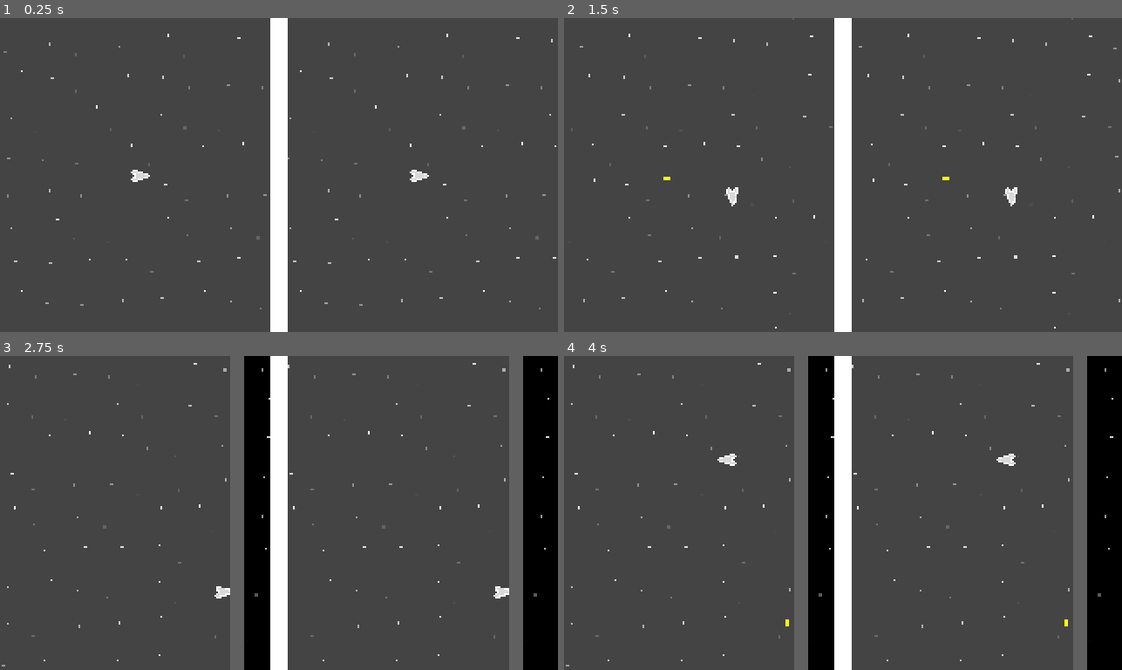
Above: before the commit, frames 1-4 (two rows, left to right).
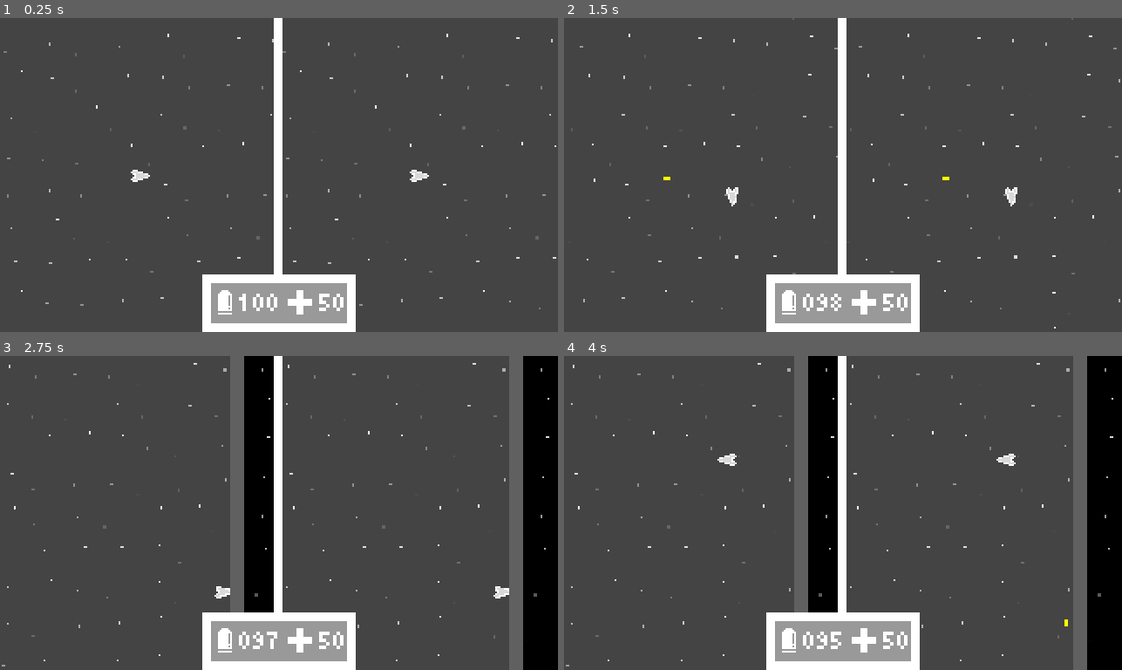
Above: after the commit, the same moments.

Repository: micycle8778/mulithead
Game: Godot game, scene res://game.tscn
Two runs of this game, one before a commit and one after it. Both use one fixed random seed, a clock stepped at 60 frames per second and the inputs below.
Inputs:
- Up to frame 1 (0.25 s): no input
- Up to frame 2 (1.5 s): tap Enter at 0.5 s; hold D (move_right) 0.53-1.28 s; tap K (aim_down) at 0.6 s; hold S (move_down) from 1.28 s (still down); tap J (aim_left) at 1.35 s
- Up to frame 3 (2.75 s): release S (move_down) at 2.03 s; hold D (move_right) from 2.03 s (still down); tap L (aim_right) at 2.1 s
- Up to frame 4 (4 s): release D (move_right) at 2.78 s; hold W (move_up) 2.78-3.53 s; tap I (aim_up) at 2.85 s; hold A (move_left) from 3.53 s (still down); tap K (aim_down) at 3.6 s

The runs differ from the first frame. In frame 1, 6.1% of the frame differs, in the area x 36-64%, y 0-100%; in frame 2, 6.1%; in frame 3, 6.1%; in frame 4, 6.1%.

Commit message:
HUD

Diff:
--- /dev/null
+++ b/game.gd
@@ -0,0 +1,25 @@
+class_name Game extends Node2D
+
+static var instance: Game
+
+@onready var ammo_label: Label = %AmmoLabel
+@onready var health_label: Label = %HealthLabel
+
+var ammo := 100:
+	set(v):
+		ammo = v
+		_update_labels()
+var health := 50:
+	set(v):
+		health = v
+		_update_labels()
+
+func _init() -> void:
+	instance = self
+
+func _update_labels() -> void:
+	ammo_label.text = "%03d" % ammo
+	health_label.text = "%02d" % health
+
+func _ready() -> void:
+	_update_labels()
--- a/game.tscn
+++ b/game.tscn
@@ -1,8 +1,18 @@
-[gd_scene load_steps=2 format=3 uid="uid://c7bqonr751mfh"]
+[gd_scene load_steps=8 format=3 uid="uid://c7bqonr751mfh"]
 
+[ext_resource type="Script" uid="uid://das3xb8e03g3c" path="res://game.gd" id="1_7jktm"]
 [ext_resource type="PackedScene" uid="uid://b8r7vo1doj48k" path="res://world/world.tscn" id="1_80nbo"]
+[ext_resource type="Texture2D" uid="uid://ch0tjiqy2ujm3" path="res://hud/weapons/basic.png" id="2_feb5d"]
+[ext_resource type="FontFile" uid="uid://m2wgvqpaaq4w" path="res://hud/Tiny5-Regular.ttf" id="4_ryrav"]
+[ext_resource type="Texture2D" uid="uid://dtaerf4l2dkly" path="res://hud/health.png" id="5_eow3j"]
+
+[sub_resource type="StyleBoxFlat" id="StyleBoxFlat_7jktm"]
+bg_color = Color(1, 1, 1, 1)
+
+[sub_resource type="StyleBoxFlat" id="StyleBoxFlat_ryrav"]
 
 [node name="Game" type="Node2D"]
+script = ExtResource("1_7jktm")
 
 [node name="World" parent="." instance=ExtResource("1_80nbo")]
 
@@ -13,3 +23,71 @@
 
 [node name="Line2D" type="Line2D" parent="."]
 points = PackedVector2Array(160, 0, 160, 184)
+width = 5.0
+
+[node name="HUD" type="CanvasLayer" parent="."]
+
+[node name="PanelContainer" type="PanelContainer" parent="HUD"]
+anchors_preset = 7
+anchor_left = 0.5
+anchor_top = 1.0
+anchor_right = 0.5
+anchor_bottom = 1.0
+offset_left = -44.0
+offset_top = -33.0
+offset_right = 44.0
+grow_horizontal = 2
+grow_vertical = 0
+theme_override_styles/panel = SubResource("StyleBoxFlat_7jktm")
+
+[node name="MarginContainer" type="MarginContainer" parent="HUD/PanelContainer"]
+layout_mode = 2
+theme_override_constants/margin_left = 5
+theme_override_constants/margin_top = 5
+theme_override_constants/margin_right = 5
+theme_override_constants/margin_bottom = 5
+
+[node name="PanelContainer" type="PanelContainer" parent="HUD/PanelContainer/MarginContainer"]
+layout_mode = 2
+theme_override_styles/panel = SubResource("StyleBoxFlat_ryrav")
+
+[node name="HBoxContainer" type="HBoxContainer" parent="HUD/PanelContainer/MarginContainer/PanelContainer"]
+layout_mode = 2
+theme_override_constants/separation = 0
+
+[node name="TextureRect" type="TextureRect" parent="HUD/PanelContainer/MarginContainer/PanelContainer/HBoxContainer"]
+layout_mode = 2
+texture = ExtResource("2_feb5d")
+stretch_mode = 3
+
+[node name="AmmoLabel" type="Label" parent="HUD/PanelContainer/MarginContainer/PanelContainer/HBoxContainer"]
+unique_name_in_owner = true
+layout_mode = 2
+theme_override_fonts/font = ExtResource("4_ryrav")
+text = "033"
+
+[node name="Control" type="Control" parent="HUD/PanelContainer/MarginContainer/PanelContainer/HBoxContainer"]
+custom_minimum_size = Vector2(3, 0)
+layout_mode = 2
+
+[node name="Line" type="ColorRect" parent="HUD/PanelContainer/MarginContainer/PanelContainer/HBoxContainer/Control"]
+visible = false
+layout_mode = 1
+offset_top = 2.0
+offset_right = 2.0
+offset_bottom = 21.0
+
+[node name="TextureRect2" type="TextureRect" parent="HUD/PanelContainer/MarginContainer/PanelContainer/HBoxContainer"]
+layout_mode = 2
+texture = ExtResource("5_eow3j")
+stretch_mode = 3
+
+[node name="Control2" type="Control" parent="HUD/PanelContainer/MarginContainer/PanelContainer/HBoxContainer"]
+custom_minimum_size = Vector2(3, 0)
+layout_mode = 2
+
+[node name="HealthLabel" type="Label" parent="HUD/PanelContainer/MarginContainer/PanelContainer/HBoxContainer"]
+unique_name_in_owner = true
+layout_mode = 2
+theme_override_fonts/font = ExtResource("4_ryrav")
+text = "33"
--- a/player/player.gd
+++ b/player/player.gd
@@ -46,5 +46,6 @@
 
 func _on_hurt_box_body_entered(body: Node2D) -> void:
 	# TODO: hurt player
+	Game.instance.health -= 10
 	MainCam.shake(.2)
 	body.queue_free()
--- a/player/weapons/basic.gd
+++ b/player/weapons/basic.gd
@@ -2,6 +2,9 @@
 
 const fire_wait := 0.1
 var clock := 0.
+
+func equipped() -> void:
+	Game.instance.ammo = 100
 
 func fire_released() -> void:
 	return
@@ -9,6 +12,7 @@
 func fire_pressed(parent: Node, dir: Vector2) -> void:
 	print("fire_pressed")
 	if clock > 0.: return
+	if Game.instance.ammo <= 0: return
 
 	var bullet := PL.basic_bullet.instantiate()
 	bullet.dir = dir
@@ -17,6 +21,7 @@
 	bullet.global_position = global_position + 10 * dir
 
 	clock = fire_wait
+	if World.has_prio(self): Game.instance.ammo -= 1
 
 func _process(delta: float) -> void:
 	clock -= delta
--- a/world/inner_world.gd
+++ b/world/inner_world.gd
@@ -9,6 +9,9 @@
 
 	return null
 
+static func has_prio(node: Node) -> bool:
+	return get_instance(node) == instances[-1]
+
 @export var player: Player
 
 func _init() -> void:
Not shown, added: game.gd.uid
Binary file added: hud/Tiny5-Regular.ttf
Not shown, added: hud/Tiny5-Regular.ttf.import
Binary file added: hud/health.png
Not shown, added: hud/health.png.import
Binary file added: hud/weapons/basic.png
Not shown, added: hud/weapons/basic.png.import
Binary file added: hud/weapons/bomb.png
Not shown, added: hud/weapons/bomb.png.import
Binary file added: hud/weapons/hyperbeam.png
Not shown, added: hud/weapons/hyperbeam.png.import
Binary file added: hud/weapons/shotgun.png
(and 1 more such lines)
